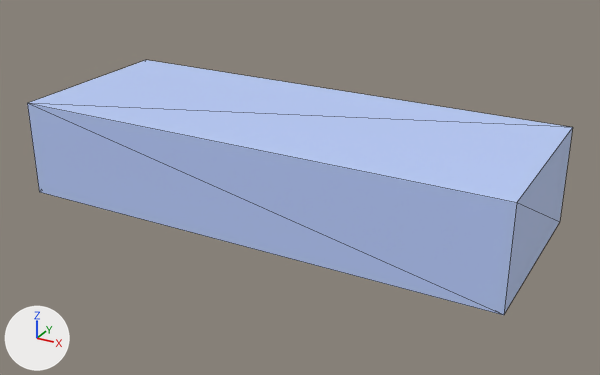
What one commit did to the glTF model tarh.glb.
Both versions are drawn from a 50 mm lens placed at (1.52, -2.68, 1.24), pointed at (0.06, -0.02, -0.09). Arrows for +X, +Y and +Z are at lower left; the lights stay in place. Mesh edges are drawn as thin lines. Where no turn or scale is listed for an object, it has been applied to the vertices.

The scene before the commit, as lines of its bpy script (objects in view):
```python
me_cube = bpy.data.meshes.new('Cube')
me_cube.from_pydata(...)  # a box spanning x -1.0..1.0, y -0.38..0.38, z -0.2..0.2
me_cube.materials.append(mat_material)  # picture img_material_base_color
ob_cube = bpy.data.objects.new('Cube', me_cube)
ob_cube.location = (0.0, 0.0, 0.0)
```
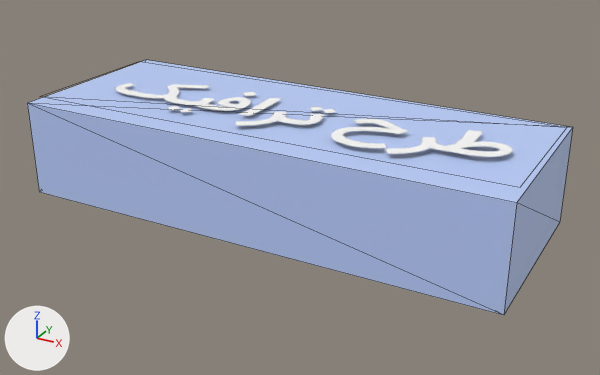
Scene script edits in JSON lines:
```json
{"op": "add", "block": "img_tarh", "code": ["img_tarh = load_image('tarh_', '_unpacked/tarh_', 463, 150, 'sRGB')"]}
{"op": "add", "block": "mat_tarh", "code": ["mat_tarh = principled_material('tarh_')", "mat_tarh.texture = img_tarh  # with its transparency"]}
{"op": "add", "block": "me_tarh", "code": ["me_tarh = bpy.data.meshes.new('tarh_')", "me_tarh.from_pydata(...)  # 4 vertices, 2 faces; spans x -0.99..0.99, y -0.32..0.32, z -0.01..0.01", "me_tarh.materials.append(mat_tarh)  # picture img_tarh"]}
{"op": "add", "block": "ob_tarh", "code": ["ob_tarh = bpy.data.objects.new('tarh_', me_tarh)", "ob_tarh.location = (0.0, 0.0, 0.213)"]}
```

Boxes [x1, y1, x2, y2] around the edits, measured in the pictures (600 x 375 px):
```json
{"object": "tarh_", "change": "added", "after": [115, 83, 512, 157]}
```
